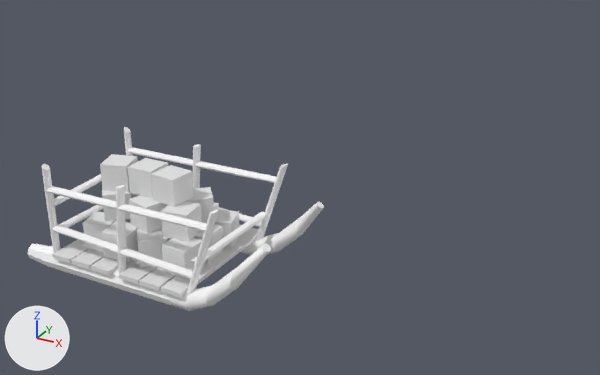
The FBX model models/sleigh.fbx as it was, and as the next commit left it.
One viewpoint serves both versions: a 50 mm camera at (7.88, -9.82, 6.69) aimed at (2.41, 0.12, 1.72). Lighting does not change. The marker at lower left points along +X, +Y and +Z. Where no turn or scale is listed for an object, it has been applied to the vertices.

In view in the first picture: 'Cube.008', 'Cube.012', 'Cube.013', 'Cube.014', 'Cube.023', 'plank.002', 'side_part', 'side_part.001', 'sticks.005', 'sticks.008', 'sticks.009', 'sticks.010'.
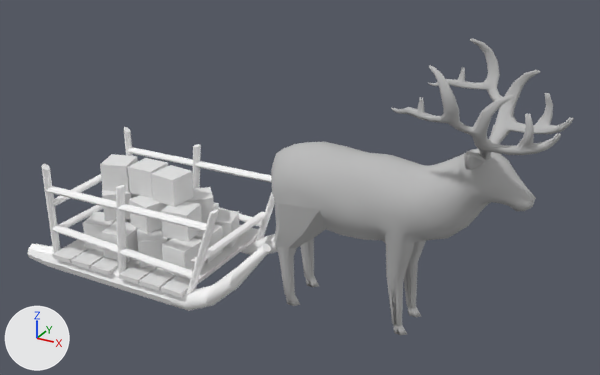
Changed parts and their boxes (x1, y1, x2, y2) in the pictures (600 x 375 px):
'Elk', added
    after: (278, 39, 574, 335)
'Elk.001', added
    after: (271, 38, 571, 335)
'side_part.001', unchanged, covered by the edit
    before: (241, 202, 324, 255)
    after: (241, 234, 277, 255)

Patch to the scene script:
```diff
--- a/models/sleigh.fbx.py
+++ b/models/sleigh.fbx.py
@@ mat_elk_mat_003 @@
+mat_elk_mat_003 = principled_material('Elk_mat.003')
+mat_elk_mat_003.base_color = (0.5, 0.5, 0.5)  # grey #bcbcbc
+mat_elk_mat_003.roughness = 1.0
@@ mat_elk_mat_002 @@
+mat_elk_mat_002 = principled_material('Elk_mat.002')
+mat_elk_mat_002.base_color = (0.5, 0.5, 0.5)  # grey #bcbcbc
+mat_elk_mat_002.roughness = 1.0
@@ me_elk_002 @@
+me_elk_002.from_pydata(...)  # 3304 vertices, 3408 faces; spans x -1.93..2.17, y -0.92..0.92, z 0.0..4.09
+me_elk_002.materials.append(mat_elk_mat_003)  # its picture is missing
@@ me_elk_001 @@
+me_elk_001.from_pydata(...)  # 3304 vertices, 3408 faces; spans x -1.94..2.16, y -0.92..0.92, z 0.0..4.09
+me_elk_001.materials.append(mat_elk_mat_002)  # its picture is missing
@@ ob_elk_001 @@
+ob_elk_001 = bpy.data.objects.new('Elk.001', me_elk_002)
+ob_elk_001.location = (3.94, 0.0, 0.0)
@@ ob_elk @@
+ob_elk = bpy.data.objects.new('Elk', me_elk_001)
+ob_elk.location = (3.97, 0.0, 0.0)
```
